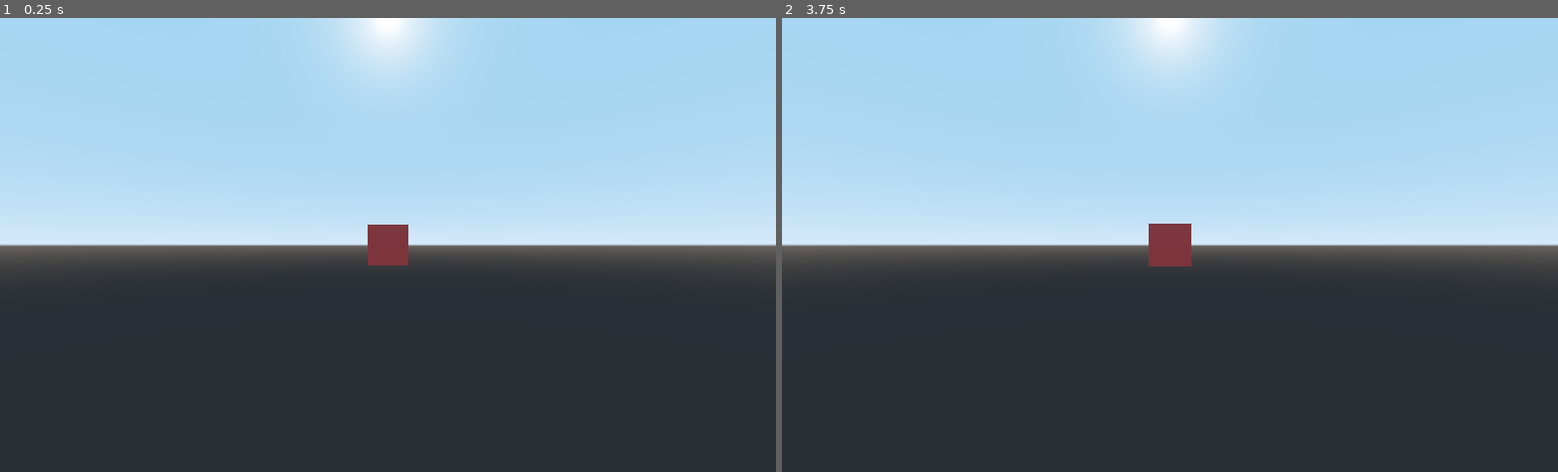
Above: before the commit, frames 1-2 (left to right).
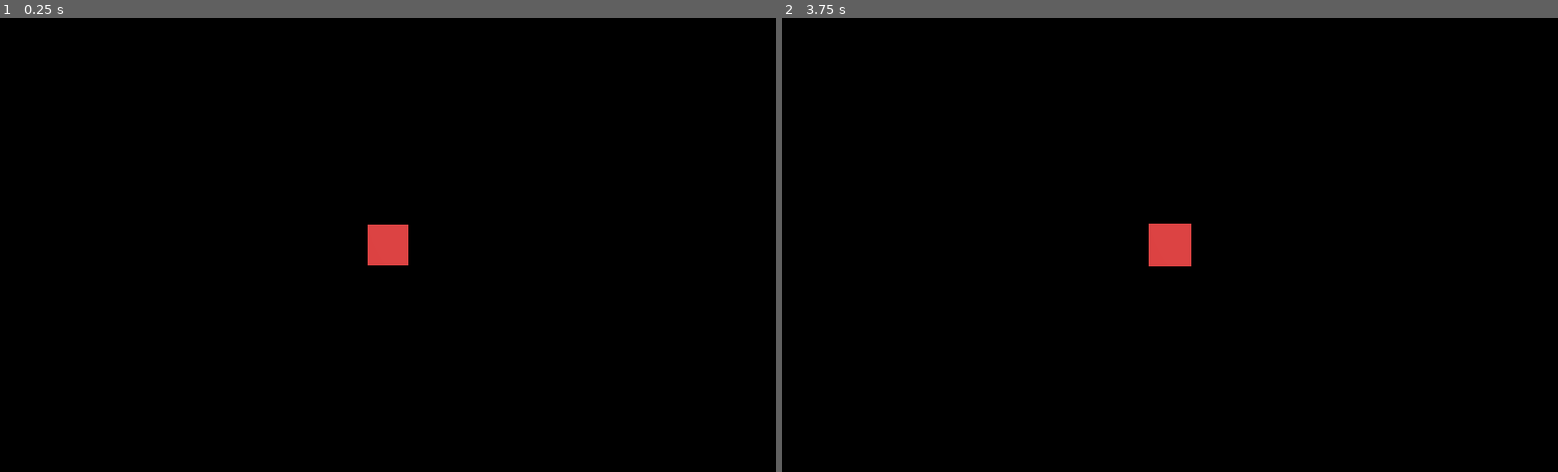
Above: after the commit, the same moments.

Repository: voxelv/blockbeat
Game: Godot game, scene res://main/main.tscn
Same seed, same stepped clock (60 frames per second), same inputs: the game is played once before the commit and once after it.
Inputs (mouse positions are in pixels of both pictures, inside the frame that each line leads up to):
- Up to frame 1 (0.25 s): no input
- Up to frame 2 (3.75 s): tap Enter at 0.5, 2, 3.5 s; move the mouse to (1340, 222) at 0.52 s; hold Down (cam_down) 0.53-1.28 s; click (1340, 222) at 0.67 s; tap Space at 1.25, 2.75 s; move the mouse to (1014, 267) at 1.27 s; tap Left (cam_left) at 1.35 s; click (1014, 267) at 1.42 s; move the mouse to (1247, 145) at 2.02 s; hold Right (cam_right) 2.03-2.78 s; click (1247, 145) at 2.17 s; move the mouse to (1131, 335) at 2.77 s; tap Up (cam_up) at 2.85 s; click (1131, 335) at 2.92 s; move the mouse to (1402, 313) at 3.52 s; hold Mouse wheel up (cam_zoom_in) from 3.53 s (still down); click (1402, 313) at 3.67 s

The runs differ from the first frame. In frame 1, 100% of the frame differs, in the area x 0-100%, y 0-100%; in frame 2, 100%.

Commit message:
black background and lights!

Diff:
--- a/src/main/main.tscn
+++ b/src/main/main.tscn
@@ -1,8 +1,11 @@
-[gd_scene load_steps=4 format=2]
+[gd_scene load_steps=5 format=2]
 
 [ext_resource path="res://main/main.gd" type="Script" id=1]
 [ext_resource path="res://main/main_camera.tscn" type="PackedScene" id=2]
 [ext_resource path="res://main/player_shape/player_shape.tscn" type="PackedScene" id=3]
+
+[sub_resource type="Environment" id=1]
+background_mode = 1
 
 [node name="main" type="Node"]
 script = ExtResource( 1 )
@@ -12,3 +15,14 @@
 max_zoom = 7.0
 
 [node name="player_shape" parent="." instance=ExtResource( 3 )]
+
+[node name="WorldEnvironment" type="WorldEnvironment" parent="."]
+environment = SubResource( 1 )
+
+[node name="DirectionalLight" type="DirectionalLight" parent="."]
+transform = Transform( 0.677826, -0.259441, 0.687926, 0, 0.935671, 0.352875, -0.735222, -0.239188, 0.634222, 0, 3.34736, 0 )
+light_energy = 1.2
+
+[node name="DirectionalLight2" type="DirectionalLight" parent="."]
+transform = Transform( -0.762967, -0.270763, -0.586999, 0, 0.908054, -0.418854, 0.646437, -0.319572, -0.692815, 0, 5, 0 )
+light_energy = 0.75
